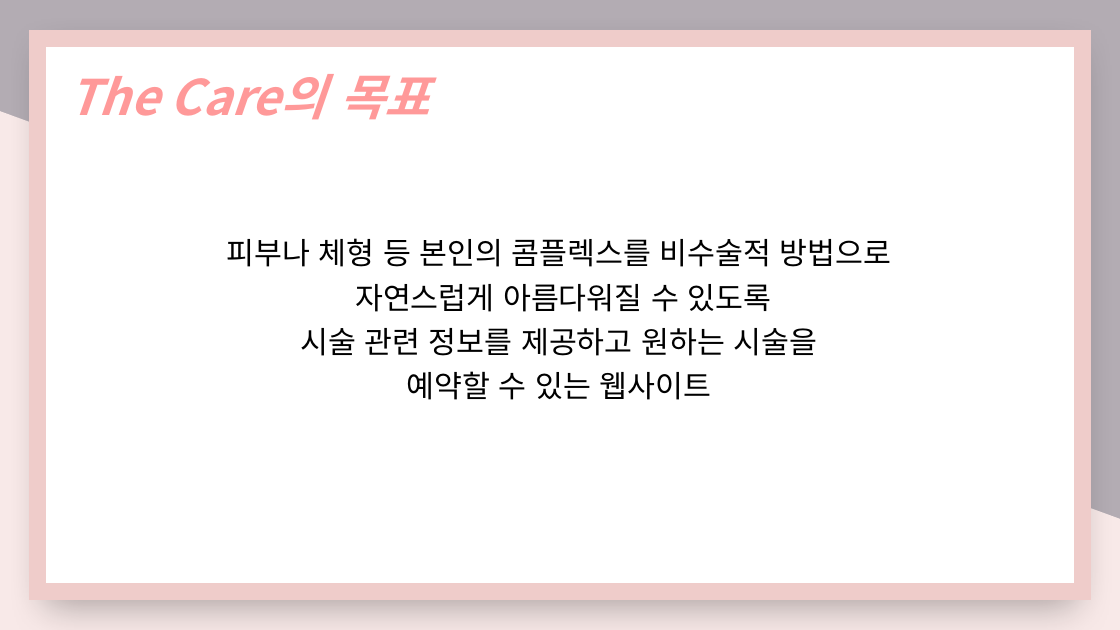
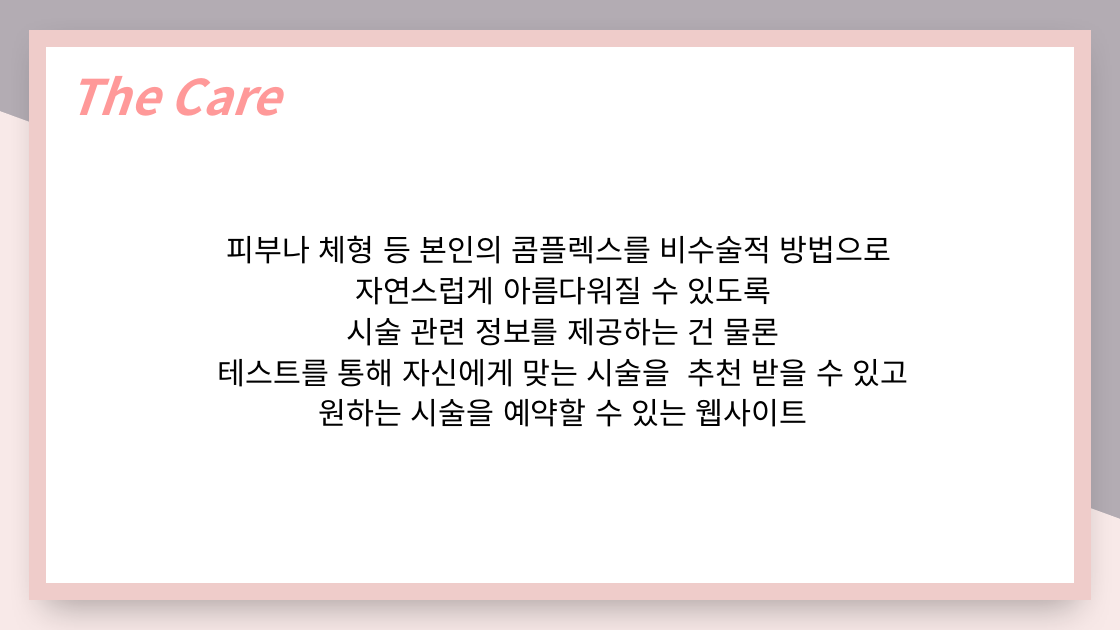
Before and after one commit to nimi2838/thecare, a slide deck: slide 3 of 졸작 기획서.pptx. Drawn at 1120x630 pixels with LibreOffice and Linux fonts; fonts in the diff are those of the drawing. Boxes give left, top, right and bottom in pixels: in the first picture for what was removed or moved away, otherwise in the second. Text is boxed around its words. In the diff, an @@ line names an element or a change of style, - is before the commit and + after.

```diff
--- a/졸작 기획서.pptx
+++ b/졸작 기획서.pptx
@@ text at bbox=[68, 76, 280, 116]: text changed @@
-The Care의 목표
+The Care
@@ text at bbox=[226, 235, 892, 305]: line spacing 0.9 to 0.8 @@
@@ text at bbox=[218, 318, 909, 427]: text changed @@
-시술 관련 정보를 제공하고 원하는 시술을
-예약할 수 있는 웹사이트
+시술 관련 정보를 제공하는 건 물론
+테스트를 통해 자신에게 맞는 시술을 추천 받을 수 있고
+원하는 시술을 예약할 수 있는 웹사이트
```
Also in this commit, not shown: 4 other slides changed, 3 slides added, 5 slides removed, 3 other files.
